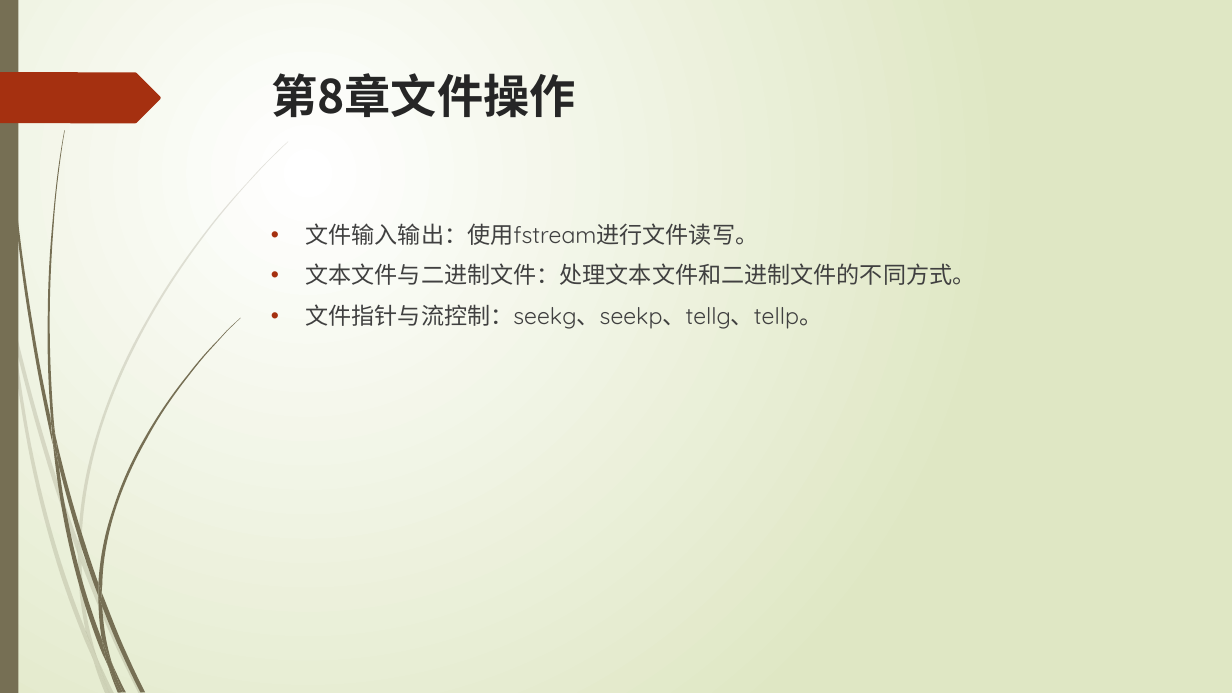
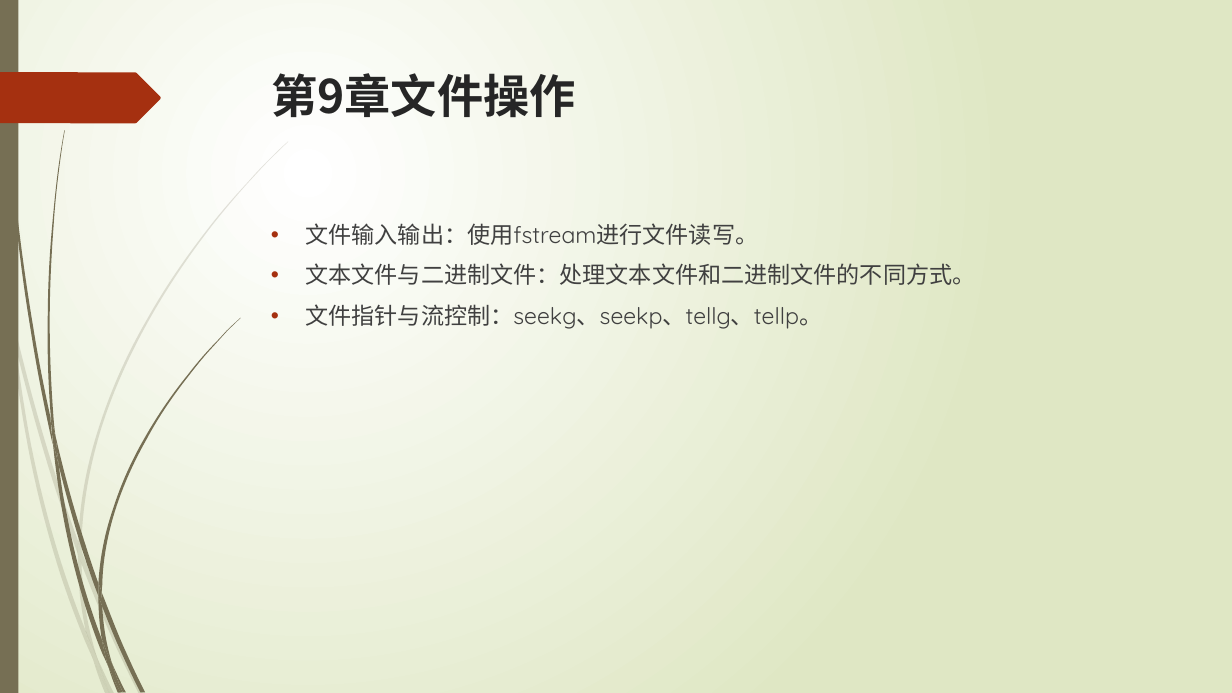
Before and after one commit to liuty2006/learn, a slide deck: slide 44 of learn_cpp/docs/C++语言培训.pptx (slide 21 before the commit). Drawn at 1232x693 pixels with LibreOffice and Linux fonts; fonts in the diff are those of the drawing. Boxes give left, top, right and bottom in pixels: in the first picture for what was removed or moved away, otherwise in the second. Text is boxed around its words. In the diff, an @@ line names an element or a change of style, - is before the commit and + after.

```diff
--- a/learn_cpp/docs/C++语言培训.pptx
+++ b/learn_cpp/docs/C++语言培训.pptx
@@ title at <box>271,73,575,118</box>: text changed @@
-第8章文件操作
+第9章文件操作
```
Also in this commit, not shown: 8 other slides changed, 23 slides added, 16 other files.
